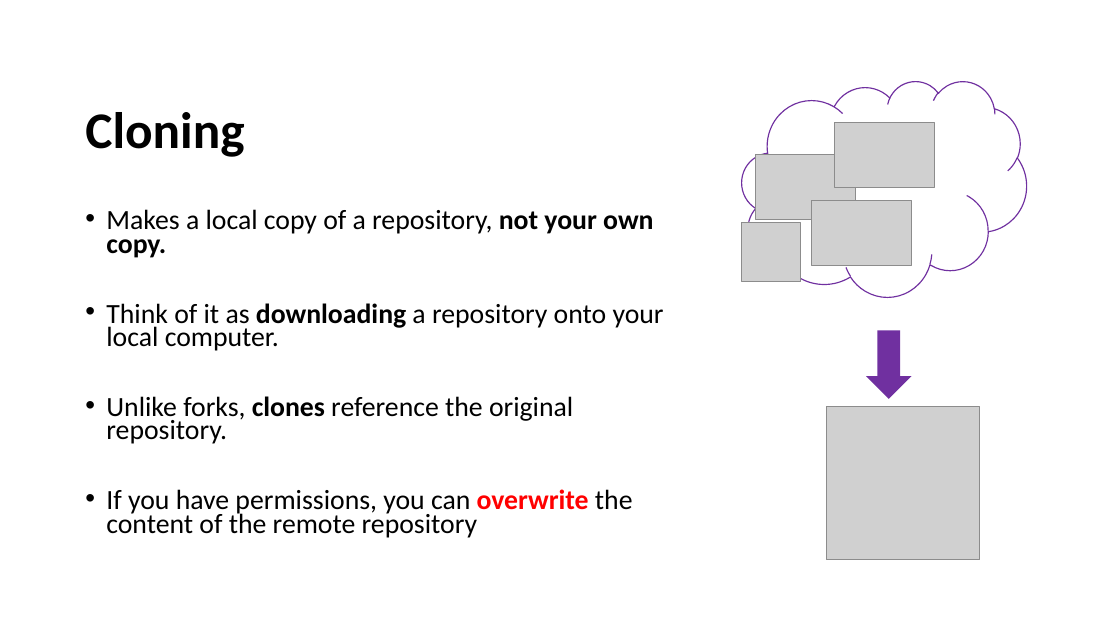
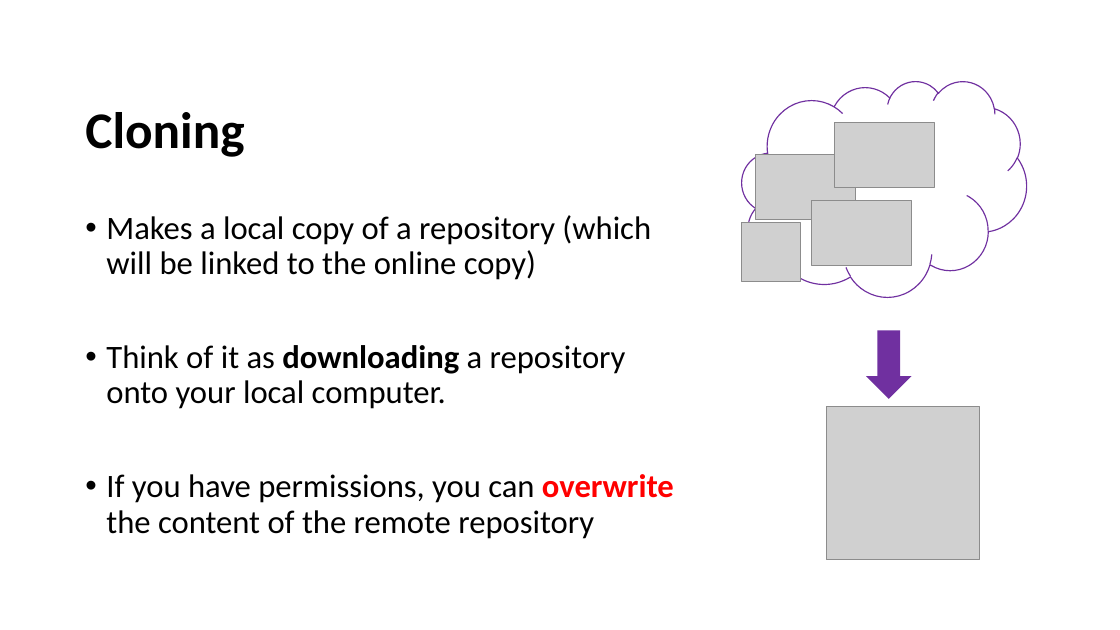
Before and after one commit to zoe-liu-724/qtm151spring2025, a slide deck: slide 4 of Lecture 01/Lecture-GithubReview.pptx. Drawn at 1120x630 pixels with LibreOffice and Linux fonts; fonts in the diff are those of the drawing; grey boxes stand for pictures. Boxes give left, top, right and bottom in pixels: in the first picture for what was removed or moved away, otherwise in the second. Text is boxed around its words. In the diff, an @@ line names an element or a change of style, - is before the commit and + after.

```diff
--- a/Lecture 01/Lecture-GithubReview.pptx
+++ b/Lecture 01/Lecture-GithubReview.pptx
@@ text at (x1=106, y1=215, x2=651, y2=280): text changed; size 23.8 to 28 pt @@
-• Makes a local copy of a repository, not your own copy.
+• Makes a local copy of a repository (which will be linked to the online copy)
@@ text at (x1=106, y1=345, x2=674, y2=539): size 23.8 to 28 pt in "Think of it as downloading a repository ...", "If you have permissions, you can overwrite ..."; line spacing 0.7 to 0.9 @@
@@ text at (x1=106, y1=396, x2=573, y2=444): paragraph removed @@
-• Unlike forks, clones reference the original repository.
```
Also in this commit, not shown: 2 other slides changed, 2 slides removed, 17 other files.
